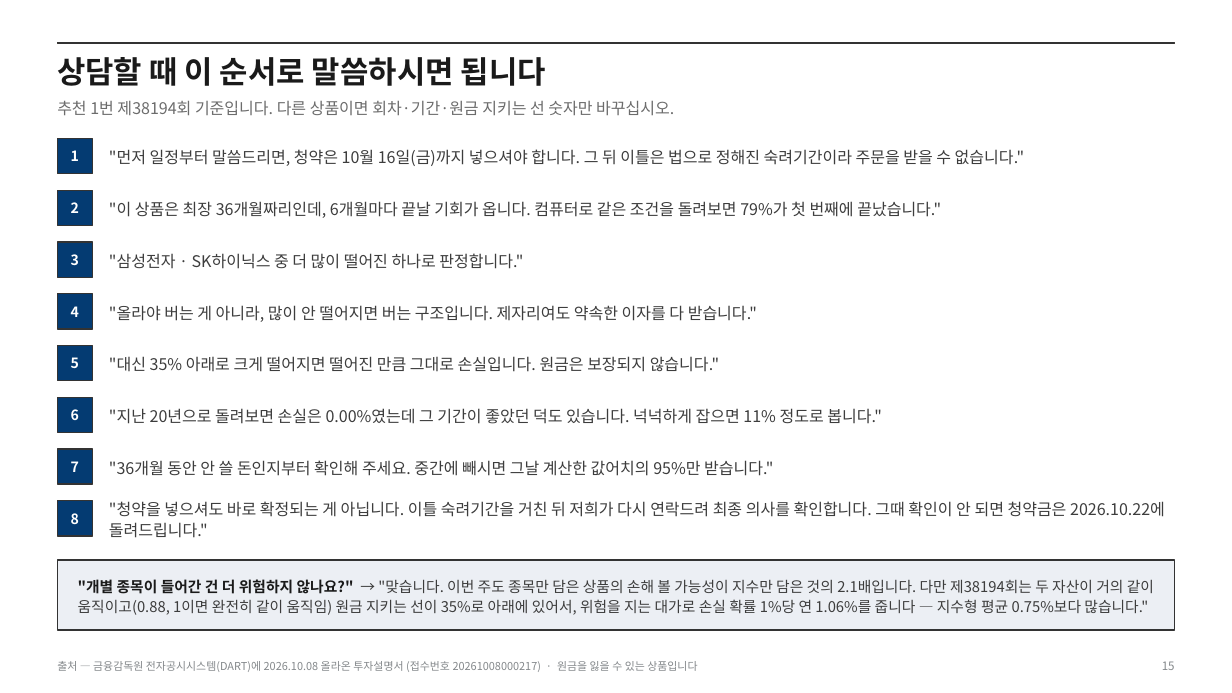
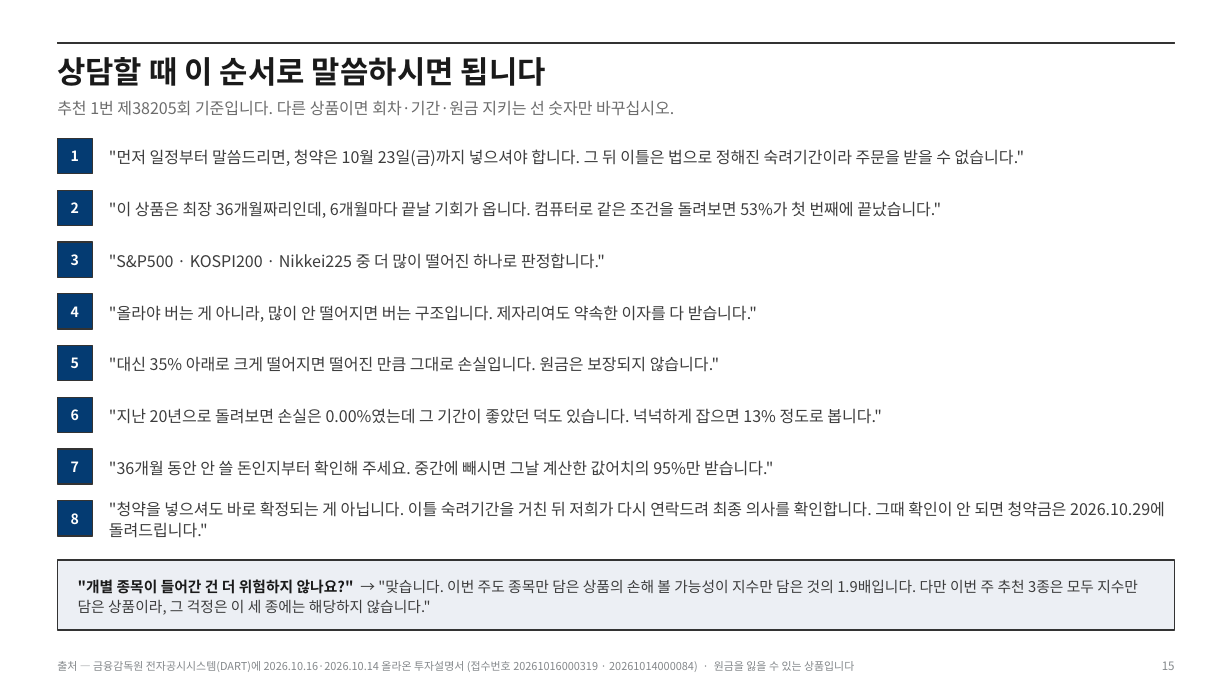
Before and after one commit to hanaroline/work_1, a slide deck: slide 15 of els-analysis-deck.pptx. Drawn at 1232x693 pixels with LibreOffice and Linux fonts; fonts in the diff are those of the drawing. Boxes give left, top, right and bottom in pixels: in the first picture for what was removed or moved away, otherwise in the second. Text is boxed around its words. In the diff, an @@ line names an element or a change of style, - is before the commit and + after.

```diff
--- a/els-analysis-deck.pptx
+++ b/els-analysis-deck.pptx
@@ text at box(57, 101, 674, 115): text changed @@
-추천 1번 제38194회 기준입니다. 다른 상품이면 회차·기간·원금 지키는 선 숫자만 바꾸십시오.
+추천 1번 제38205회 기준입니다. 다른 상품이면 회차·기간·원금 지키는 선 숫자만 바꾸십시오.
@@ text at box(109, 149, 1024, 166): text changed @@
-"먼저 일정부터 말씀드리면, 청약은 10월 16일(금)까지 넣으셔야 합니다. 그 뒤 이틀은 법으로 정해진 숙려기간이라 주문을 받을 수 없습니다."
+"먼저 일정부터 말씀드리면, 청약은 10월 23일(금)까지 넣으셔야 합니다. 그 뒤 이틀은 법으로 정해진 숙려기간이라 주문을 받을 수 없습니다."
@@ text at box(109, 201, 941, 218): text changed @@
-"이 상품은 최장 36개월짜리인데, 6개월마다 끝날 기회가 옵니다. 컴퓨터로 같은 조건을 돌려보면 79%가 첫 번째에 끝났습니다."
+"이 상품은 최장 36개월짜리인데, 6개월마다 끝날 기회가 옵니다. 컴퓨터로 같은 조건을 돌려보면 53%가 첫 번째에 끝났습니다."
@@ text at box(109, 253, 605, 269): text changed @@
-"삼성전자 · SK하이닉스 중 더 많이 떨어진 하나로 판정합니다."
+"S&P500 · KOSPI200 · Nikkei225 중 더 많이 떨어진 하나로 판정합니다."
@@ text at box(109, 408, 882, 424): text changed @@
-"지난 20년으로 돌려보면 손실은 0.00%였는데 그 기간이 좋았던 덕도 있습니다. 넉넉하게 잡으면 11% 정도로 봅니다."
+"지난 20년으로 돌려보면 손실은 0.00%였는데 그 기간이 좋았던 덕도 있습니다. 넉넉하게 잡으면 13% 정도로 봅니다."
@@ text at box(109, 501, 1165, 538): text changed @@
-"청약을 넣으셔도 바로 확정되는 게 아닙니다. 이틀 숙려기간을 거친 뒤 저희가 다시 연락드려 최종 의사를 확인합니다. 그때 확인이 안 되면 청약금은 2026.10.22에 돌려드립니다."
+"청약을 넣으셔도 바로 확정되는 게 아닙니다. 이틀 숙려기간을 거친 뒤 저희가 다시 연락드려 최종 의사를 확인합니다. 그때 확인이 안 되면 청약금은 2026.10.29에 돌려드립니다."
@@ text at box(78, 579, 1138, 615): text changed @@
-"개별 종목이 들어간 건 더 위험하지 않나요?" → "맞습니다. 이번 주도 종목만 담은 상품의 손해 볼 가능성이 지수만 담은 것의 2.1배입니다. 다만 제38194회는 두 자산이 거의 같이 움직이고(0.88, 1이면 완전히 같이 움직임) 원금 지키는 선이 35%로 아래에 있어서, 위험을 지는 대가로 손실 확률 1%당 연 1.06%를 줍니다 — 지수형 평균 0.75%보다 많습니다."
+"개별 종목이 들어간 건 더 위험하지 않나요?" → "맞습니다. 이번 주도 종목만 담은 상품의 손해 볼 가능성이 지수만 담은 것의 1.9배입니다. 다만 이번 주 추천 3종은 모두 지수만 담은 상품이라, 그 걱정은 이 세 종에는 해당하지 않습니다."
@@ text at box(57, 661, 854, 672): text changed @@
-출처 — 금융감독원 전자공시시스템(DART)에 2026.10.08 올라온 투자설명서 (접수번호 20261008000217) · 원금을 잃을 수 있는 상품입니다
+출처 — 금융감독원 전자공시시스템(DART)에 2026.10.16·2026.10.14 올라온 투자설명서 (접수번호 20261016000319 · 20261014000084) · 원금을 잃을 수 있는 상품입니다
```
Also in this commit, not shown: 15 other slides changed, 18 other files.
